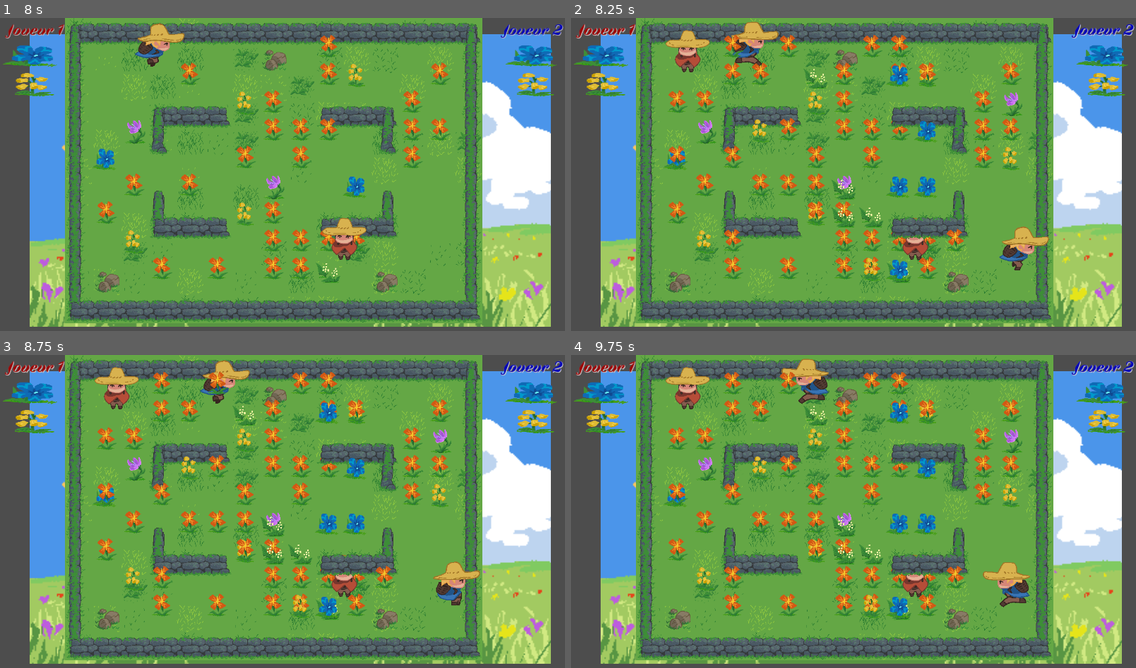
Above: before the commit, frames 1-4 (two rows, left to right).
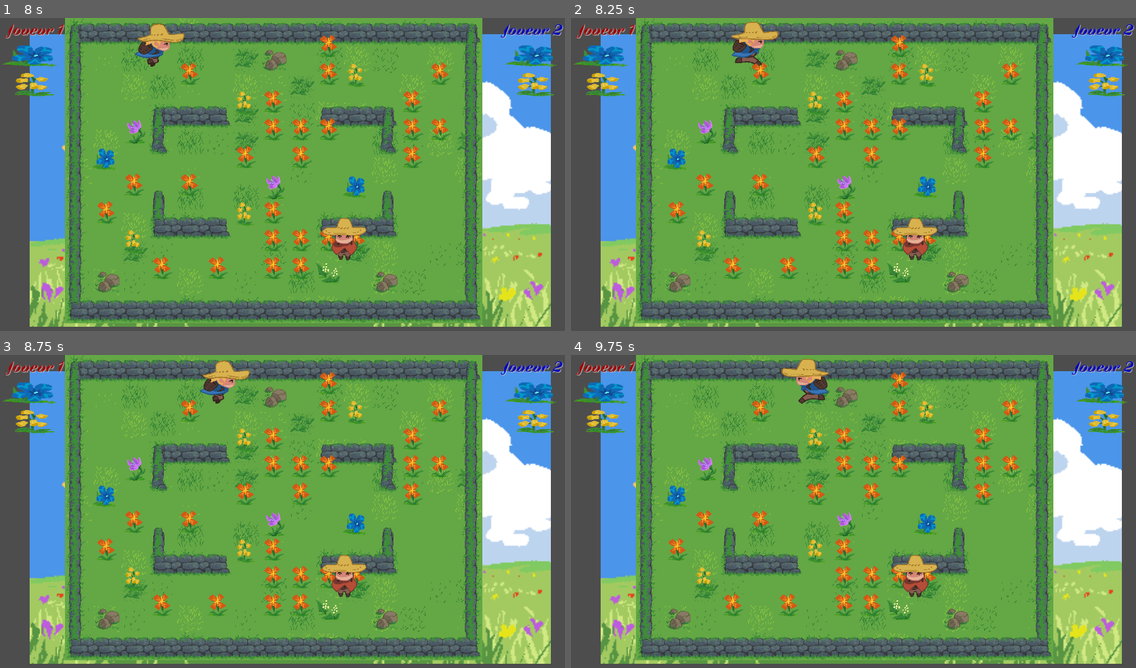
Above: after the commit, the same moments.

Repository: FablabMurat/2025GameJamCantal-1
Game: Godot game, scene res://root.tscn
Two runs of this game, one before a commit and one after it. Both use one fixed random seed, a clock stepped at 60 frames per second and the inputs below.
Inputs:
- Up to frame 1 (8 s): tap Enter (ui_accept) at 0.5, 0.77, 1.25, 1.52, 2, 2.75, 3.02, 3.5, 3.77, 4.52, 6.02, 6.77, 7.52 s; hold Right (ui_right) 0.53-2.03 s; hold Left (ui_left) 2.03-2.78 s; hold Right (ui_right) 2.78-4.28 s; hold Left (ui_left) 4.28-5.03 s; hold Right (ui_right) 5.03-5.78 s; hold Left (ui_left) 5.78-7.28 s; hold Right (ui_right) from 7.28 s (still down)
- Up to frame 2 (8.25 s): keep holding Right (ui_right)
- Up to frame 3 (8.75 s): keep holding Right (ui_right)
- Up to frame 4 (9.75 s): tap Enter (ui_accept) at 9.02 s; release Right (ui_right) at 9.53 s; hold Left (ui_left) from 9.53 s (still down)

Frame 1 is identical in both runs. In frame 2, 5.4% of the frame differs, in the area x 1-100%, y 2-85%; in frame 3, 5.4%; in frame 4, 5.5%.

Commit message:
bug fix runlevel

Diff:
--- a/niveau.tscn
+++ b/niveau.tscn
@@ -83,6 +83,7 @@
 vertical_alignment = 1
 
 [node name="VBoxContainerCenter" type="VBoxContainer" parent="PanelContainer"]
+visible = false
 layout_mode = 2
 size_flags_horizontal = 4
 size_flags_vertical = 0
--- a/root.gd
+++ b/root.gd
@@ -51,7 +51,6 @@
 func _process(delta: float) -> void:
 	pass
 
-
 func _on_start_timer_timeout() -> void:
 	$CenterContainer.hide()
 	runlevel()
--- a/root.tscn
+++ b/root.tscn
@@ -34,6 +34,7 @@
 text = "Patience !"
 
 [node name="StartTimer" type="Timer" parent="."]
+one_shot = true
 
 [connection signal="timeout" from="Timer" to="." method="_on_timer_timeout"]
 [connection signal="timeout" from="StartTimer" to="." method="_on_start_timer_timeout"]
Not shown: 1 places in perso.tscn that only renumber resources
